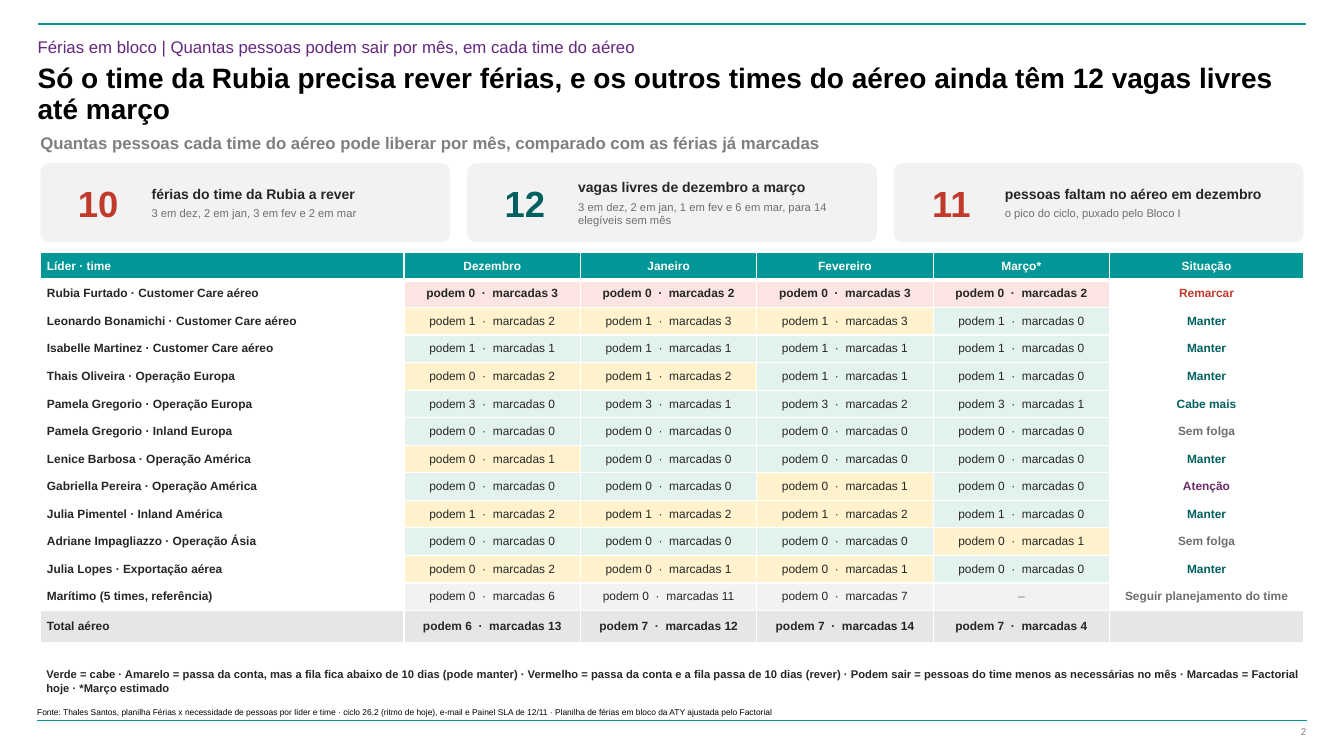
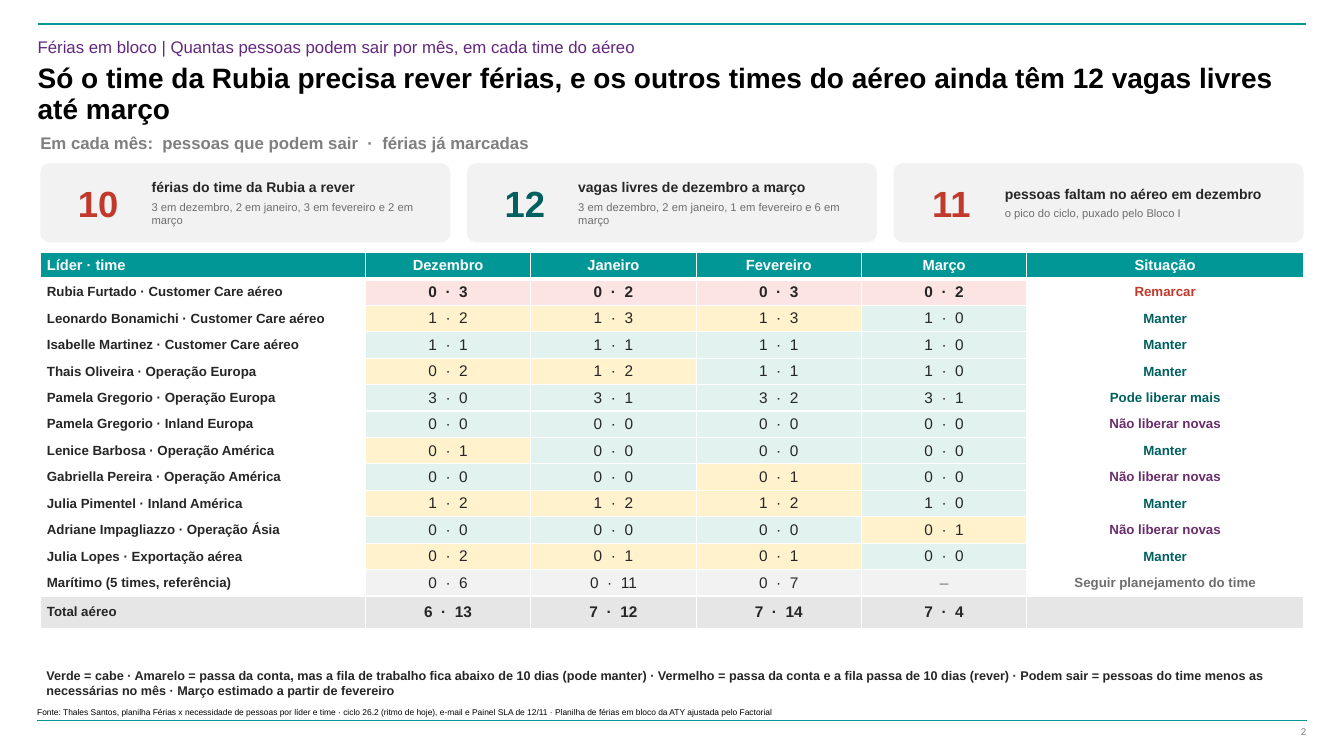
Before and after one commit to suzetemirandasilva5601-cpu/Challenge, a slide deck: slide 2 of 20261112 - ATY - Diagnóstico da Estrutura de Operações - Vagas e Férias.pptx. Drawn at 1344x756 pixels with LibreOffice and Linux fonts; fonts in the diff are those of the drawing; background and template pictures are left out. Boxes give left, top, right and bottom in pixels: in the first picture for what was removed or moved away, otherwise in the second. Text is boxed around its words. In the diff, an @@ line names an element or a change of style, - is before the commit and + after.

```diff
--- a/20261112 - ATY - Diagnóstico da Estrutura de Operações - Vagas e Férias.pptx
+++ b/20261112 - ATY - Diagnóstico da Estrutura de Operações - Vagas e Férias.pptx
@@ text at box(40, 136, 528, 153): text changed @@
-Quantas pessoas cada time do aéreo pode liberar por mês, comparado com as férias já marcadas
+Em cada mês: pessoas que podem sair · férias já marcadas
@@ text at box(152, 203, 414, 226): text changed @@
-3 em dez, 2 em jan, 3 em fev e 2 em mar
+3 em dezembro, 2 em janeiro, 3 em fevereiro e 2 em março
@@ text at box(578, 203, 840, 226): text changed @@
-3 em dez, 2 em jan, 1 em fev e 6 em mar, para 14 elegíveis sem mês
+3 em dezembro, 2 em janeiro, 1 em fevereiro e 6 em março
@@ table at box(40, 252, 1305, 622) @@
-row 1, column 5: Março*
+row 1, column 5: Março
-row 2: Rubia Furtado · Customer Care aéreo | podem 0 · marcadas 3 | podem 0 · marcadas 2 | podem 0 · marcadas 3 | podem 0 · marcadas 2 | Remarcar
+row 2: Rubia Furtado · Customer Care aéreo | 0 · 3 | 0 · 2 | 0 · 3 | 0 · 2 | Remarcar
-row 3: Leonardo Bonamichi · Customer Care aéreo | podem 1 · marcadas 2 | podem 1 · marcadas 3 | podem 1 · marcadas 3 | podem 1 · marcadas 0 | Manter
+row 3: Leonardo Bonamichi · Customer Care aéreo | 1 · 2 | 1 · 3 | 1 · 3 | 1 · 0 | Manter
-row 4: Isabelle Martinez · Customer Care aéreo | podem 1 · marcadas 1 | podem 1 · marcadas 1 | podem 1 · marcadas 1 | podem 1 · marcadas 0 | Manter
+row 4: Isabelle Martinez · Customer Care aéreo | 1 · 1 | 1 · 1 | 1 · 1 | 1 · 0 | Manter
-row 5: Thais Oliveira · Operação Europa | podem 0 · marcadas 2 | podem 1 · marcadas 2 | podem 1 · marcadas 1 | podem 1 · marcadas 0 | Manter
+row 5: Thais Oliveira · Operação Europa | 0 · 2 | 1 · 2 | 1 · 1 | 1 · 0 | Manter
-row 6: Pamela Gregorio · Operação Europa | podem 3 · marcadas 0 | podem 3 · marcadas 1 | podem 3 · marcadas 2 | podem 3 · marcadas 1 | Cabe mais
+row 6: Pamela Gregorio · Operação Europa | 3 · 0 | 3 · 1 | 3 · 2 | 3 · 1 | Pode liberar mais
-row 7: Pamela Gregorio · Inland Europa | podem 0 · marcadas 0 | podem 0 · marcadas 0 | podem 0 · marcadas 0 | podem 0 · marcadas 0 | Sem folga
+row 7: Pamela Gregorio · Inland Europa | 0 · 0 | 0 · 0 | 0 · 0 | 0 · 0 | Não liberar novas
-row 8: Lenice Barbosa · Operação América | podem 0 · marcadas 1 | podem 0 · marcadas 0 | podem 0 · marcadas 0 | podem 0 · marcadas 0 | Manter
+row 8: Lenice Barbosa · Operação América | 0 · 1 | 0 · 0 | 0 · 0 | 0 · 0 | Manter
-row 9: Gabriella Pereira · Operação América | podem 0 · marcadas 0 | podem 0 · marcadas 0 | podem 0 · marcadas 1 | podem 0 · marcadas 0 | Atenção
+row 9: Gabriella Pereira · Operação América | 0 · 0 | 0 · 0 | 0 · 1 | 0 · 0 | Não liberar novas
-row 10: Julia Pimentel · Inland América | podem 1 · marcadas 2 | podem 1 · marcadas 2 | podem 1 · marcadas 2 | podem 1 · marcadas 0 | Manter
+row 10: Julia Pimentel · Inland América | 1 · 2 | 1 · 2 | 1 · 2 | 1 · 0 | Manter
-row 11: Adriane Impagliazzo · Operação Ásia | podem 0 · marcadas 0 | podem 0 · marcadas 0 | podem 0 · marcadas 0 | podem 0 · marcadas 1 | Sem folga
+row 11: Adriane Impagliazzo · Operação Ásia | 0 · 0 | 0 · 0 | 0 · 0 | 0 · 1 | Não liberar novas
-row 12: Julia Lopes · Exportação aérea | podem 0 · marcadas 2 | podem 0 · marcadas 1 | podem 0 · marcadas 1 | podem 0 · marcadas 0 | Manter
+row 12: Julia Lopes · Exportação aérea | 0 · 2 | 0 · 1 | 0 · 1 | 0 · 0 | Manter
-row 13: Marítimo (5 times, referência) | podem 0 · marcadas 6 | podem 0 · marcadas 11 | podem 0 · marcadas 7 | – | Seguir planejamento do time
+row 13: Marítimo (5 times, referência) | 0 · 6 | 0 · 11 | 0 · 7 | – | Seguir planejamento do time
-row 14: Total aéreo | podem 6 · marcadas 13 | podem 7 · marcadas 12 | podem 7 · marcadas 14 | podem 7 · marcadas 4 | 
+row 14: Total aéreo | 6 · 13 | 7 · 12 | 7 · 14 | 7 · 4 | 
@@ size 8.5 to 10.5 pt in "Líder · time", "Dezembro", "Janeiro", "Fevereiro" and 1 more places @@
@@ size 8.5 to 9.5 pt in "Rubia Furtado · Customer Care aéreo", "Remarcar", "Leonardo Bonamichi · Customer Care aéreo", "Manter" and 17 more places @@
@@ size 8.5 to 11 pt in "–" @@
@@ text at box(46, 671, 1263, 698): text changed; size 8 to 9 pt @@
-Verde = cabe · Amarelo = passa da conta, mas a fila fica abaixo de 10 dias (pode manter) · Vermelho = passa da conta e a fila passa de 10 dias (rever) · Podem sair = pessoas do time menos as necessárias no mês · Marcadas = Factorial hoje · *Março estimado
+Verde = cabe · Amarelo = passa da conta, mas a fila de trabalho fica abaixo de 10 dias (pode manter) · Vermelho = passa da conta e a fila passa de 10 dias (rever) · Podem sair = pessoas do time menos as necessárias no mês · Março estimado a partir de fevereiro
```
Also in this commit, not shown: 2 other slides changed, 3 other files.
